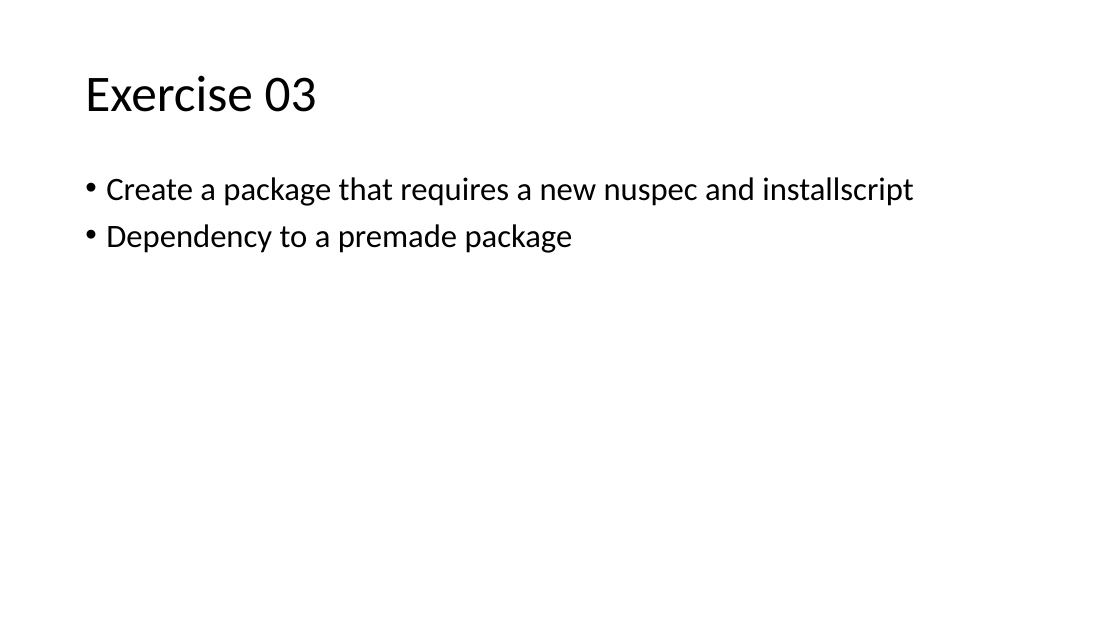
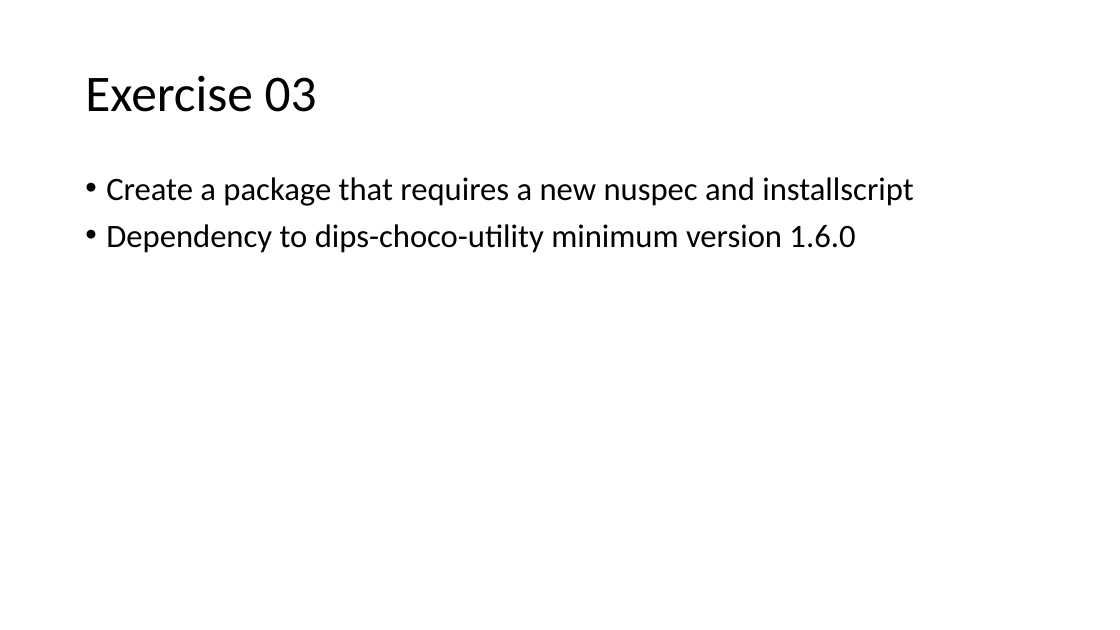
Before and after one commit to DIPSAS/InstallationTech, a slide deck: slide 44 of docs/InstallationCourse.pptx (slide 43 before the commit). Drawn at 1120x630 pixels with LibreOffice and Linux fonts; fonts in the diff are those of the drawing. Boxes give left, top, right and bottom in pixels: in the first picture for what was removed or moved away, otherwise in the second. Text is boxed around its words. In the diff, an @@ line names an element or a change of style, - is before the commit and + after.

```diff
--- a/docs/InstallationCourse.pptx
+++ b/docs/InstallationCourse.pptx
@@ text at bbox=[106, 224, 855, 253]: text changed @@
-• Dependency to a premade package
+• Dependency to dips-choco-utility minimum version 1.6.0
```
Also in this commit, not shown: 6 other slides changed, 2 slides added.
